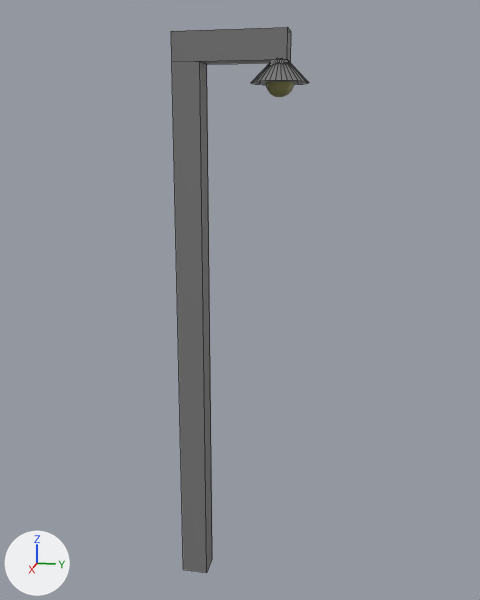
Renders of the FBX model 3D Models/StreetLight/LightPost.fbx from each side of a commit.
The view is the same before and after, from a camera (50 mm lens) standing at (11.92, 3.28, 8.75) and looking at (-0.11, 0.88, 5.74). Every picture has the same lights, and +X, +Y and +Z are marked at lower left. Mesh edges are drawn as thin lines on the coarser meshes. Where no turn or scale is listed for an object, it has been applied to the vertices.

Names of what the first picture shows: 'StreetLight'.
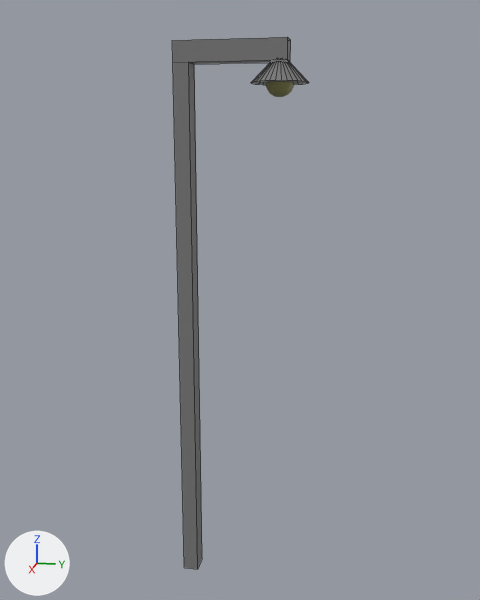
The newer file is also rescaled (x0.762), turned or shifted as a whole; pictures and numbers use the older file's frame.

Where the change shows, as pixel boxes (x1, y1, x2, y2) in the pictures (480 x 600 px):
'StreetLight', reshaped
    before: (171, 27, 309, 573)
    after: (172, 37, 309, 569)
part 1 of me_cube, rebuilt (193% wider)
    before: (172, 61, 212, 573)
    after: (172, 37, 291, 569)
part 2 of me_cube, deleted
    before: (171, 27, 291, 64)

Patch to the scene script:
```diff
--- a/3D Models/StreetLight/LightPost.fbx.py
+++ b/3D Models/StreetLight/LightPost.fbx.py
@@ me_cube @@
 # used by ob_streetlight; location = (0.0, 0.0, 0.0)
-me_cube.from_pydata(...)  # 49 vertices, 45 faces; spans x -0.5..0.5, y -0.25..2.1, z 0.0..10.5
+me_cube.from_pydata(...)  # 47 vertices, 45 faces; spans x -0.5..0.5, y -0.25..2.1, z 0.0..10.36
+# me_cube part 1: the loose piece of 8 vertices spanning x -0.25..0.25, y -0.25..0.25, z 0.0..10.0 is rebuilt with 14 vertices and now spans x -0.19..0.19, y -0.25..1.75, z 0.0..10.36
+# me_cube part 2: the loose piece of 8 vertices spanning x -0.25..0.25, y -0.25..1.75, z 10.0..10.5 is deleted
 me_cube.materials.append(mat_material)
```
